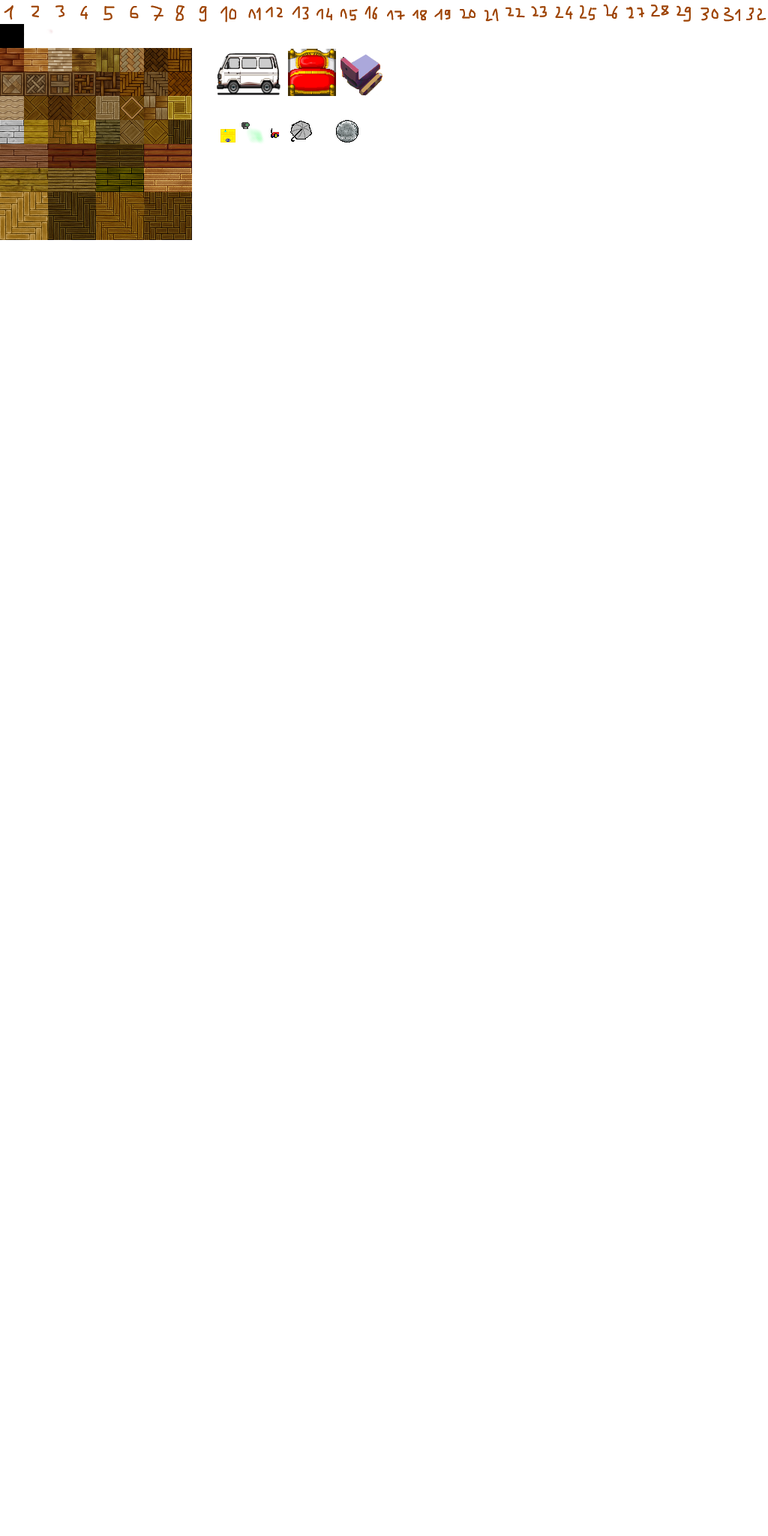
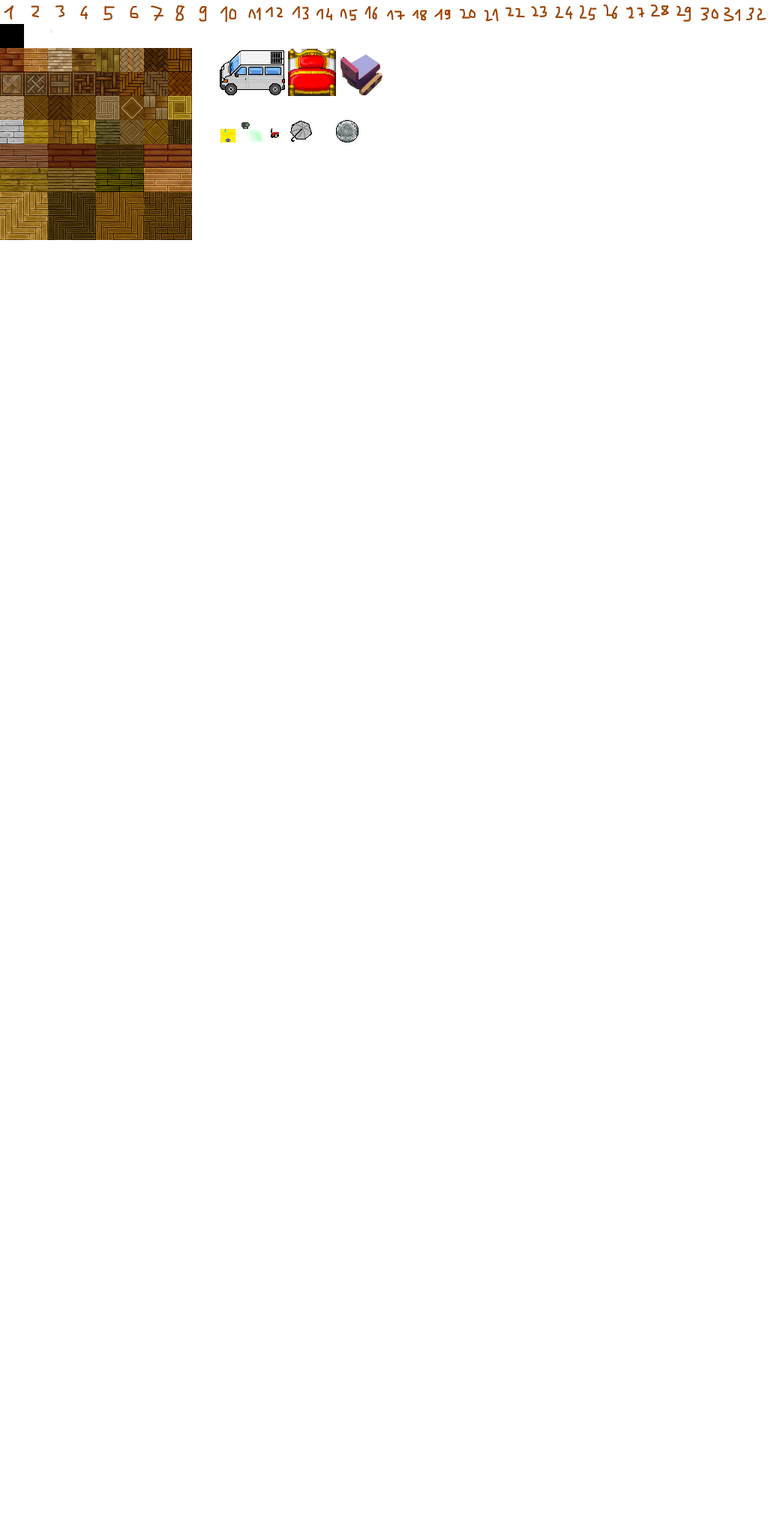
The second 768 × 1536 image is a revision of the first. Changes to its layers:
renamed "bed" to "bed and small foo", painted on it over left=215, top=50, right=285, bottom=96
hid "rudi", painted on it over left=215, top=50, right=285, bottom=96
